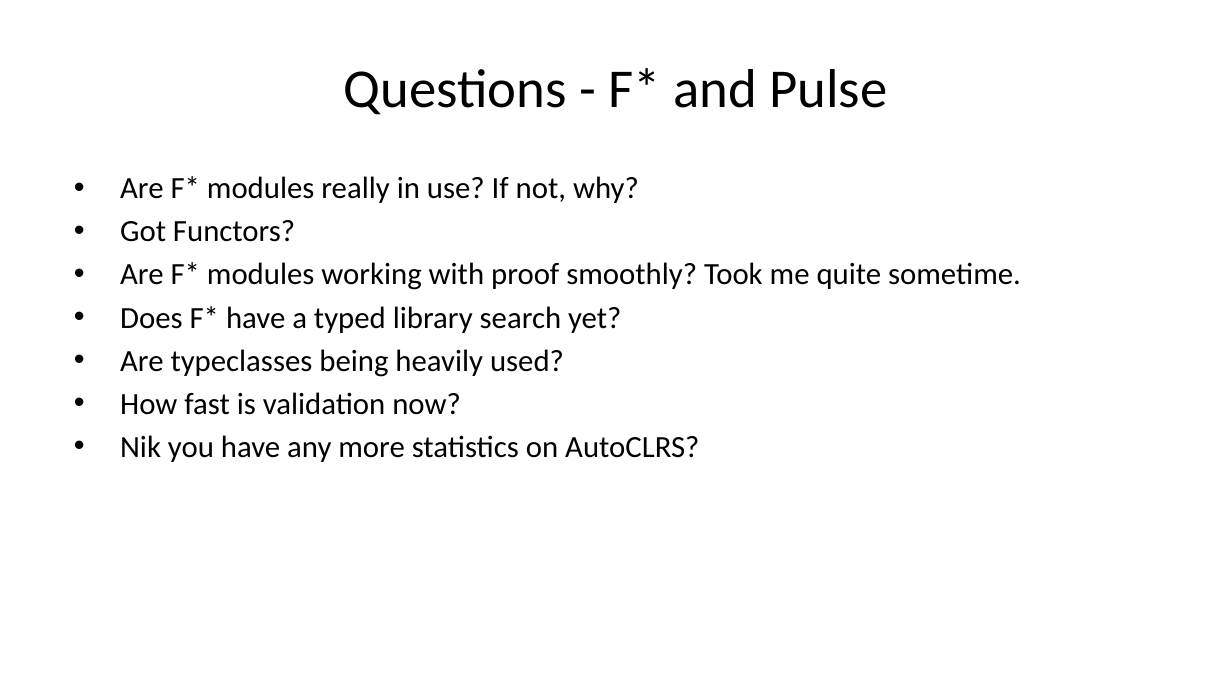
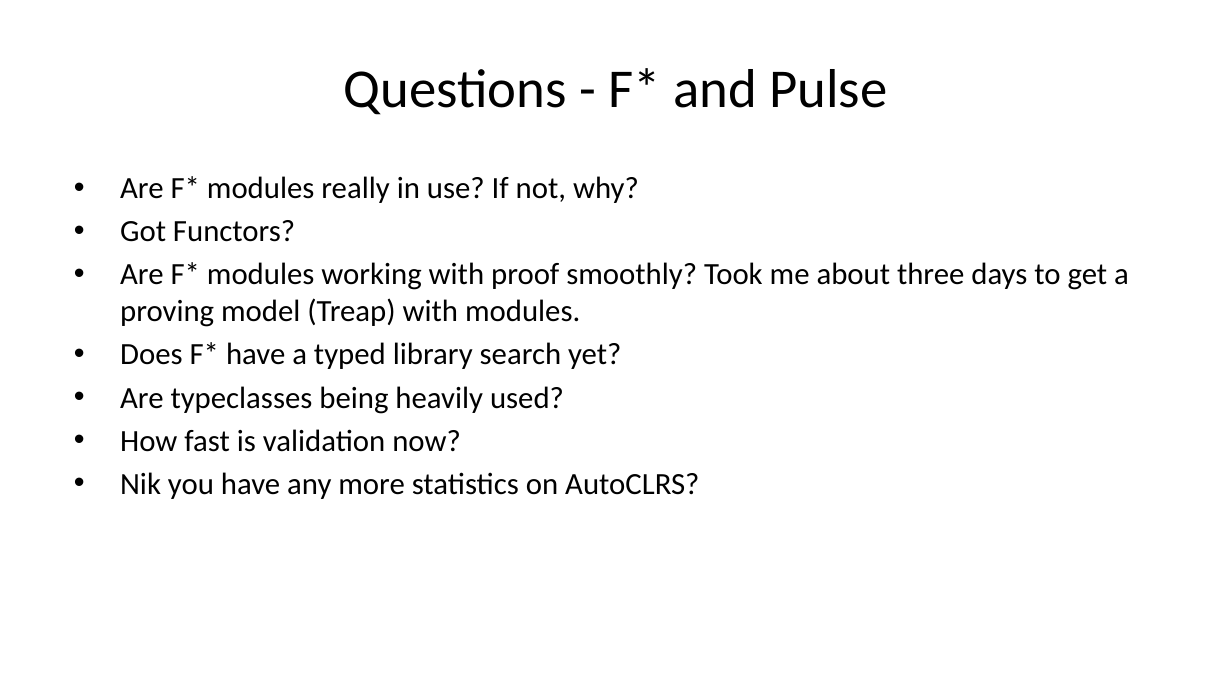
Before and after one commit to briangmilnes/APAS-VERUS, a slide deck: slide 72 of lectures/slidesMSR.pptx (slide 68 before the commit). Drawn at 1232x693 pixels with LibreOffice and Linux fonts; fonts in the diff are those of the drawing. Boxes give left, top, right and bottom in pixels: in the first picture for what was removed or moved away, otherwise in the second. Text is boxed around its words. In the diff, an @@ line names an element or a change of style, - is before the commit and + after.

```diff
--- a/lectures/slidesMSR.pptx
+++ b/lectures/slidesMSR.pptx
@@ text at (x1=120, y1=262, x2=1129, y2=327): text changed @@
-• Are F* modules working with proof smoothly? Took me quite sometime.
+• Are F* modules working with proof smoothly? Took me about three days to get a proving model (Treap) with modules.
```
Also in this commit, not shown: 11 other slides changed, 1 other file.
